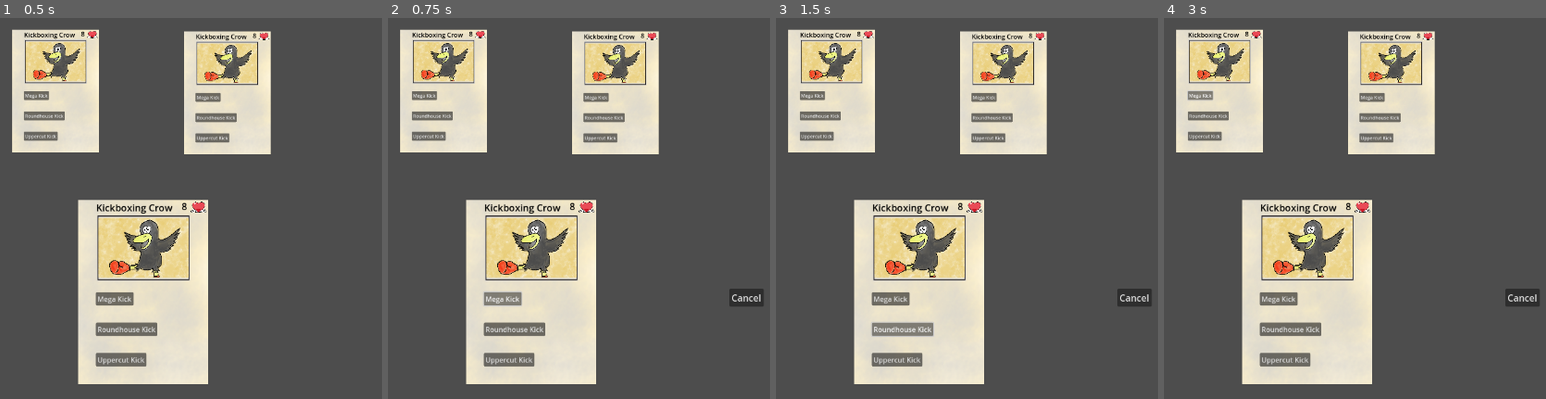
Above: before the commit, frames 1-4 (left to right).
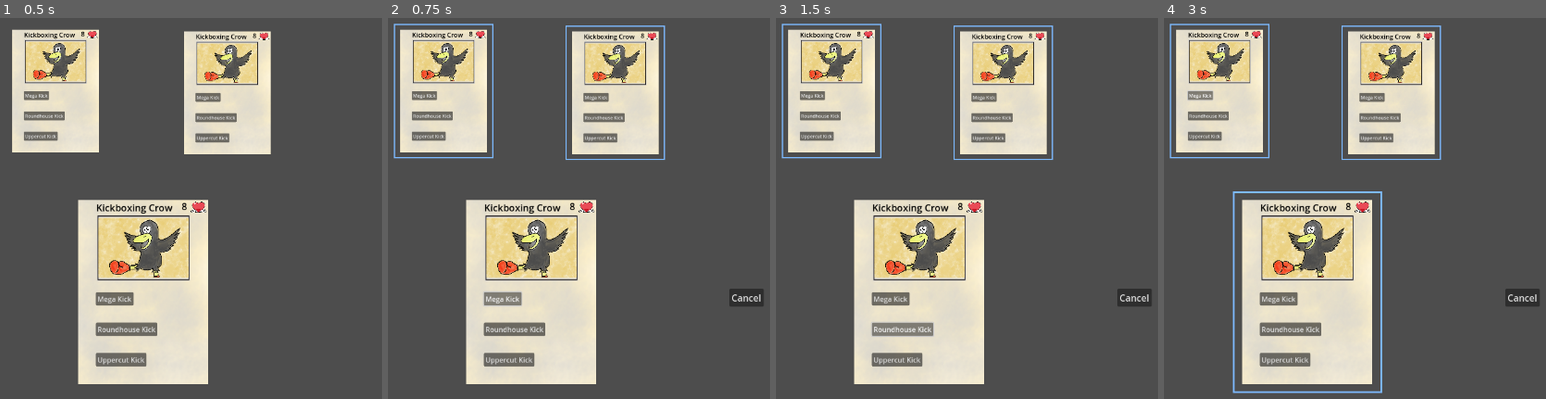
Above: after the commit, the same moments.

Repository: deluca-4139/battle-birds
Game: Godot game, scene res://scenes/board.tscn
Same seed, same stepped clock (60 frames per second), same inputs: the game is played once before the commit and once after it.
Inputs:
- Up to frame 1 (0.5 s): no input
- Up to frame 2 (0.75 s): click "Mega Kick" at 0.5 s
- Up to frame 3 (1.5 s): click "Roundhouse Kick" at 1.25 s
- Up to frame 4 (3 s): click "Uppercut Kick" at 2 s; click "Mega Kick" at 2.75 s

Frame 1 is identical in both runs. In frame 2, 1.0% of the frame differs, in the area x 1-73%, y 1-38%; in frame 3, 1.0%; in frame 4, 2.1%, in the area x 1-73%, y 1-99%.

Commit message:
add missed file
whoopsies

Diff:
--- a/scenes/card.tscn
+++ b/scenes/card.tscn
@@ -1,7 +1,7 @@
 [gd_scene load_steps=7 format=3 uid="uid://cfw4m84umeox5"]
 
 [ext_resource type="Script" path="res://scripts/birds/kickboxing_crow.gd" id="1_tmwy7"]
-[ext_resource type="Script" path="res://scenes/card_selection.gd" id="2_wa3q2"]
+[ext_resource type="Script" path="res://scripts/card_selection.gd" id="2_wa3q2"]
 [ext_resource type="Texture2D" uid="uid://ut818ang7g38" path="res://images/card_base.png" id="2_y70ca"]
 [ext_resource type="Texture2D" uid="uid://fxfaxk121ixt" path="res://images/health.png" id="3_olfsi"]
 
